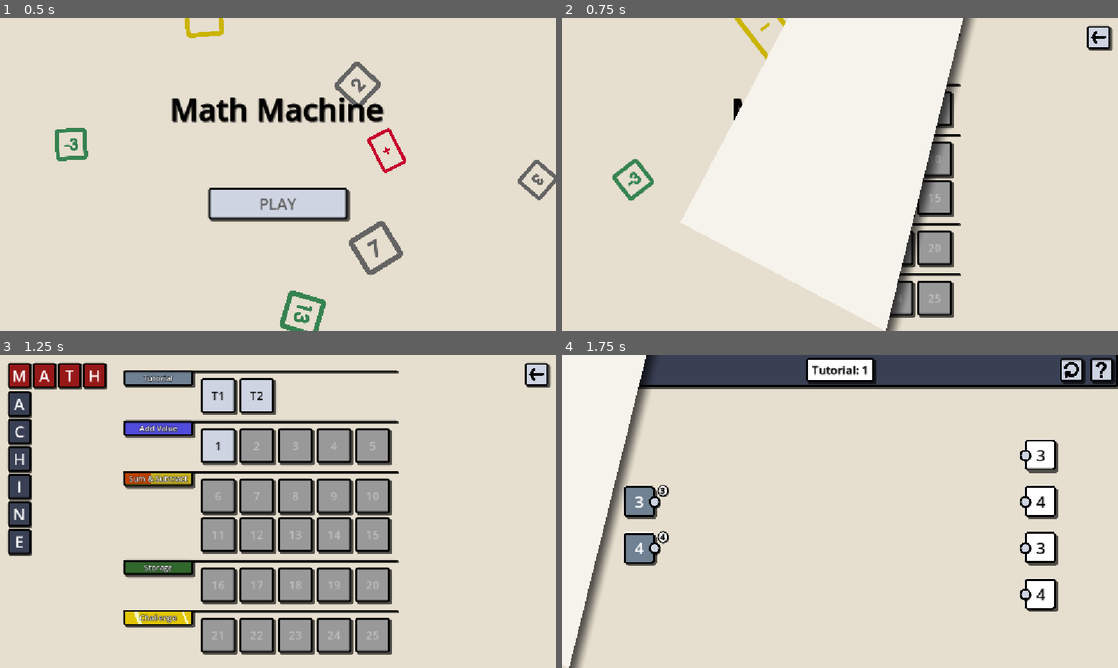
Above: before the commit, frames 1-4 (two rows, left to right).
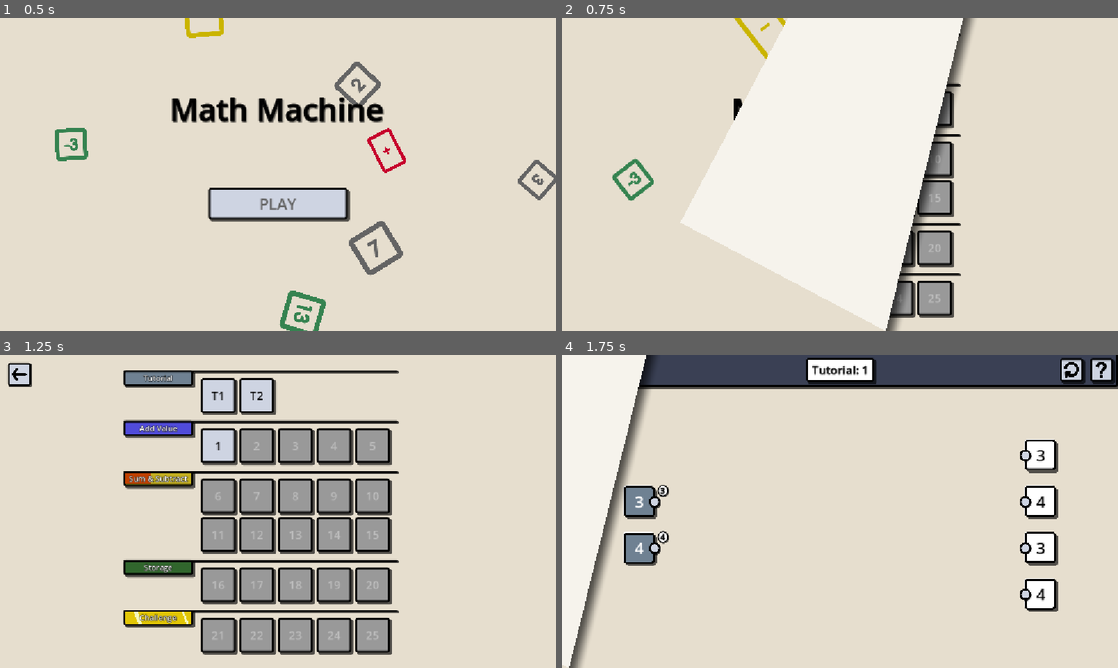
Above: after the commit, the same moments.

Repository: PorterHolliday/gamedev-jam-2026
Game: Godot game, scene res://GameRoot/game_root.tscn
The game is run twice, just before and just after one commit, with the same random seed, the same clock (stepped at 60 frames per second) and the same inputs.
Inputs:
- Up to frame 1 (0.5 s): no input
- Up to frame 2 (0.75 s): click "PLAY" at 0.5 s
- Up to frame 3 (1.25 s): no input
- Up to frame 4 (1.75 s): click "T1" at 1.25 s

Frame 1 is identical in both runs. In frame 2, 0.2% of the frame differs, in the area x 71-100%, y 2-82%; in frame 3, 3.9%, in the area x 1-100%, y 2-82%; in frame 4, nothing differs.

Commit message:
Updates flow of level select screen. Updates level complete button hover color.

Diff:
--- a/math-machine/LevelSelectionScreen/level_selection_screen.tscn
+++ b/math-machine/LevelSelectionScreen/level_selection_screen.tscn
@@ -48,10 +48,6 @@
 
 [sub_resource type="StyleBoxFlat" id="StyleBoxFlat_3v81n"]
 bg_color = Color(0, 0, 0, 1)
-border_width_left = 2
-border_width_top = 2
-border_width_right = 2
-border_width_bottom = 2
 border_color = Color(0, 0, 0, 1)
 corner_radius_top_left = 4
 corner_radius_top_right = 4
@@ -123,6 +119,49 @@
 shadow_color = Color(0, 0, 0, 0.6431373)
 shadow_size = 1
 shadow_offset = Vector2(4, 4)
+
+[sub_resource type="StyleBoxFlat" id="StyleBoxFlat_yuwhm"]
+bg_color = Color(0.80784315, 0.83137256, 0.8862745, 1)
+border_width_left = 4
+border_width_top = 4
+border_width_right = 4
+border_width_bottom = 4
+border_color = Color(0, 0, 0, 1)
+corner_radius_top_left = 4
+corner_radius_top_right = 4
+corner_radius_bottom_right = 4
+corner_radius_bottom_left = 4
+shadow_color = Color(0, 0, 0, 0.6431373)
+shadow_size = 1
+shadow_offset = Vector2(2, 2)
+
+[sub_resource type="StyleBoxFlat" id="StyleBoxFlat_337mu"]
+bg_color = Color(1, 1, 1, 1)
+border_width_left = 4
+border_width_top = 4
+border_width_right = 4
+border_width_bottom = 4
+border_color = Color(0, 0, 0, 1)
+corner_radius_top_left = 4
+corner_radius_top_right = 4
+corner_radius_bottom_right = 4
+corner_radius_bottom_left = 4
+shadow_size = 1
+
+[sub_resource type="StyleBoxFlat" id="StyleBoxFlat_yfhlq"]
+bg_color = Color(1, 1, 1, 1)
+border_width_left = 4
+border_width_top = 4
+border_width_right = 4
+border_width_bottom = 4
+border_color = Color(0, 0, 0, 1)
+corner_radius_top_left = 4
+corner_radius_top_right = 4
+corner_radius_bottom_right = 4
+corner_radius_bottom_left = 4
+shadow_color = Color(0, 0, 0, 0.6431373)
+shadow_size = 1
+shadow_offset = Vector2(2, 2)
 
 [node name="LevelSelectionScreen" type="Control" unique_id=1515532989]
 layout_mode = 3
@@ -143,6 +182,7 @@
 metadata/_edit_lock_ = true
 
 [node name="Title" type="Control" parent="." unique_id=1786388866]
+visible = false
 anchors_preset = 0
 offset_left = 16.0
 offset_top = 16.0
@@ -614,11 +654,14 @@
 [node name="BackButton" type="Button" parent="." unique_id=23307136]
 unique_name_in_owner = true
 layout_mode = 0
-offset_left = 1088.0
+offset_left = 16.0
 offset_top = 16.0
-offset_right = 1136.0
+offset_right = 64.0
 offset_bottom = 64.0
 theme_type_variation = &"BackButton"
+theme_override_styles/normal = SubResource("StyleBoxFlat_yuwhm")
+theme_override_styles/pressed = SubResource("StyleBoxFlat_337mu")
+theme_override_styles/hover = SubResource("StyleBoxFlat_yfhlq")
 
 [node name="TextureRect" type="TextureRect" parent="BackButton" unique_id=1767596963]
 layout_mode = 0
--- a/math-machine/game_theme.tres
+++ b/math-machine/game_theme.tres
@@ -63,7 +63,7 @@
 shadow_offset = Vector2(2, 2)
 
 [sub_resource type="StyleBoxFlat" id="StyleBoxFlat_vp4oh"]
-bg_color = Color(0.45490196, 0.67058825, 0.39607844, 1)
+bg_color = Color(0.43137255, 0.7490196, 0.36862746, 1)
 border_width_left = 4
 border_width_top = 4
 border_width_right = 4
@@ -93,7 +93,7 @@
 shadow_offset = Vector2(4, 4)
 
 [sub_resource type="StyleBoxFlat" id="StyleBoxFlat_1fvms"]
-bg_color = Color(0.45490196, 0.67058825, 0.39607844, 1)
+bg_color = Color(0.43137255, 0.7490196, 0.36862746, 1)
 border_width_left = 4
 border_width_top = 4
 border_width_right = 4
Not shown, changed: math-machine/GDD.txt
